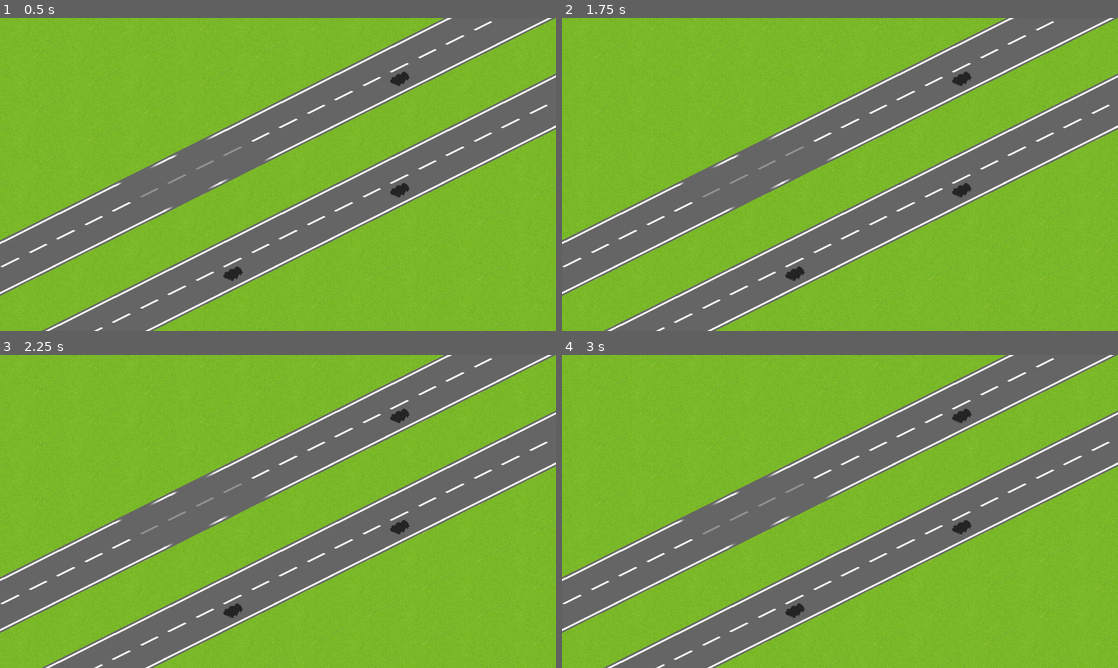
Above: before the commit, frames 1-4 (two rows, left to right).
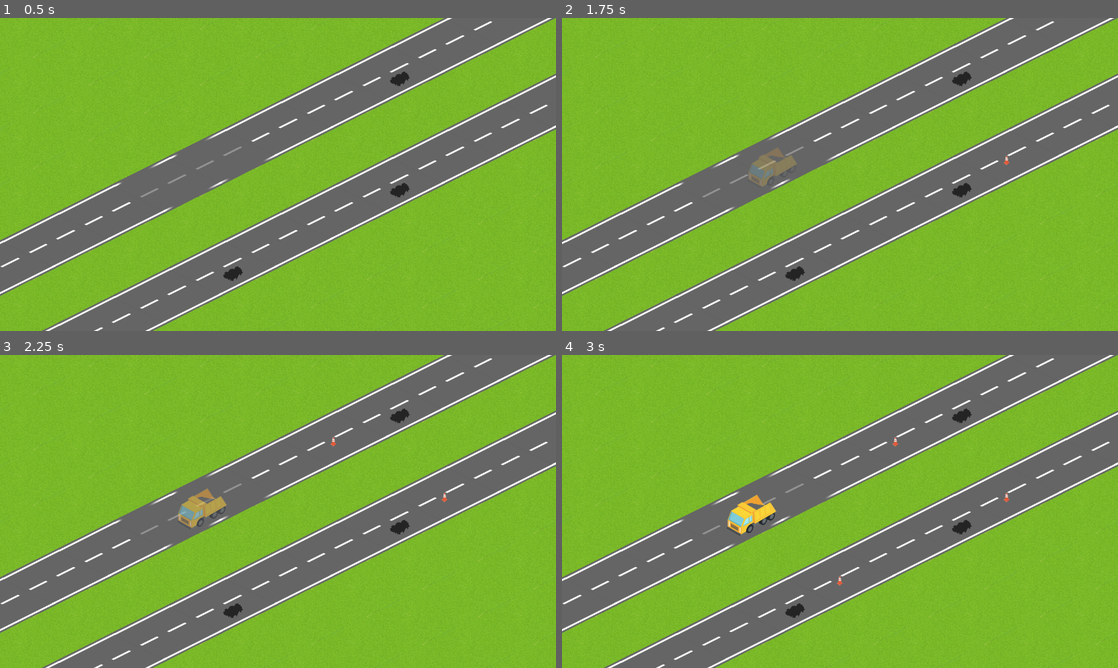
Above: after the commit, the same moments.

Repository: Machalord/Global-Game-Jam-2020
Game: Godot game, scene res://game.tscn
Two runs of this game, one before a commit and one after it. Both use one fixed random seed, a clock stepped at 60 frames per second and the inputs below. The project has no main scene, so this scene is started directly.
Inputs (mouse positions are in pixels of both pictures, inside the frame that each line leads up to):
- Up to frame 1 (0.5 s): no input
- Up to frame 2 (1.75 s): tap Enter at 0.5 s; move the mouse to (962, 158) at 0.52 s; click (962, 158) at 0.6 s; tap Space at 1.25 s; move the mouse to (728, 190) at 1.27 s; click (728, 190) at 1.35 s
- Up to frame 3 (2.25 s): move the mouse to (333, 442) at 2.02 s; click (333, 442) at 2.1 s
- Up to frame 4 (3 s): move the mouse to (812, 574) at 2.77 s; click (812, 574) at 2.85 s

Frame 1 is identical in both runs. In frame 2, 0.5% of the frame differs, in the area x 33-81%, y 41-54%; in frame 3, 0.6%; in frame 4, 0.7%, in the area x 29-81%, y 26-74%.

Commit message:
modificado cono

Diff:
--- a/cono.gd
+++ b/cono.gd
@@ -1,6 +1,6 @@
 extends Sprite
 
-var mouseUp = false
+var mouseInArea = false
 
 var mapaPos
 func SetPosicion(pos):
@@ -10,16 +10,14 @@
 	return mapaPos
 
 func _process(delta):
-	if Input.is_mouse_button_pressed(1) and mouseUp:
+	if Input.is_action_just_pressed("MouseLeftClick") and mouseInArea:
 		queue_free()
 #	pass
 
-
 func _on_Area2D_mouse_entered():
-	mouseUp = true
+	mouseInArea = true
 	pass # Replace with function body.
 
-
 func _on_Area2D_mouse_exited():
-	mouseUp = false
+	mouseInArea = false
 	pass # Replace with function body.
--- a/cono.tscn
+++ b/cono.tscn
@@ -3,10 +3,12 @@
 [ext_resource path="res://cono.png" type="Texture" id=1]
 [ext_resource path="res://cono.gd" type="Script" id=2]
 
-[sub_resource type="CircleShape2D" id=2]
+[sub_resource type="CircleShape2D" id=1]
 radius = 22.5929
 
-[node name="cono" type="Sprite"]
+[node name="cono" type="Sprite" groups=[
+"Ocupados",
+]]
 position = Vector2( 232.663, 409.55 )
 texture = ExtResource( 1 )
 script = ExtResource( 2 )
--- a/game.gd
+++ b/game.gd
@@ -1,9 +1,4 @@
 extends Node2D
-
-
-# Declare member variables here. Examples:
-# var a = 2
-# var b = "text"
 
 var aplanadoraInstance = load("res://aplanadora.tscn")
 var volcadorInstance = load("res://volcador.tscn")
@@ -11,6 +6,7 @@
 
 # Called when the node enters the scene tree for the first time.
 func _ready():
+	Global.money = 500
 	pass # Replace with function body.
 
 
@@ -30,30 +26,30 @@
 			ocupado = true
 			break
 
-	match(id):
-		0:#ES UN TILE NORMAL
-			if not ocupado and menuSelection == 0 and coins > 10:#SI EN EL MENU SELECCIONAMOS LA REPARACION DE BACHES
-				coins -=10
-				var spawn = conoInstance.instance()
-				spawn.position = $TileMap.map_to_world(mapPos) + Vector2(0,64)
-				spawn.SetPosicion(mapPos)
-				add_child(spawn)
-		1:#sSI ES UN TILE DE BACHE
-			if not ocupado and menuSelection == 0 and coins > 10:#SI EN EL MENU SELECCIONAMOS LA REPARACION DE BACHES
-				coins -=10
-				var spawn = aplanadoraInstance.instance()
-				spawn.position = $TileMap.map_to_world(mapPos) + Vector2(0,64)
-				spawn.get_child(0).SetPosicion(mapPos)
-				add_child(spawn)
-		2:#SI ES UN TILE DESPINTADO
-			if not ocupado and menuSelection == 0 and coins > 10:#SI EN EL MENU SELECCIONAMOS LA REPARACION DE BACHES
-				coins -=10
-				var spawn = volcadorInstance.instance()
-				spawn.position = $TileMap.map_to_world(mapPos) + Vector2(0,64)
-				spawn.get_child(0).SetPosicion(mapPos)
-				add_child(spawn)
+	if not ocupado:
+		match(id):
+			0:#ES UN TILE NORMAL
+				if menuSelection == 0 and Global.money > 10:#SI EN EL MENU SELECCIONAMOS LA REPARACION DE BACHES
+					Global.money -=10
+					var spawn = conoInstance.instance()
+					spawn.position = $TileMap.map_to_world(mapPos) + Vector2(0,64)
+					spawn.SetPosicion(mapPos)
+					add_child(spawn)
+			1:#sSI ES UN TILE DE BACHE
+				if menuSelection == 0 and Global.money > 10:#SI EN EL MENU SELECCIONAMOS LA REPARACION DE BACHES
+					Global.money -=10
+					var spawn = aplanadoraInstance.instance()
+					spawn.position = $TileMap.map_to_world(mapPos) + Vector2(0,64)
+					spawn.get_child(0).SetPosicion(mapPos)
+					add_child(spawn)
+			2:#SI ES UN TILE DESPINTADO
+				if menuSelection == 0 and Global.money > 10:#SI EN EL MENU SELECCIONAMOS LA REPARACION DE BACHES
+					Global.money -=10
+					var spawn = volcadorInstance.instance()
+					spawn.position = $TileMap.map_to_world(mapPos) + Vector2(0,64)
+					spawn.get_child(0).SetPosicion(mapPos)
+					add_child(spawn)
 	pass
 
 var tileMapSelect = 0
-var coins = 100
 var menuSelection = 0
--- a/project.godot
+++ b/project.godot
@@ -30,6 +30,14 @@
 window/stretch/mode="2d"
 window/stretch/aspect="expand"
 
+[input]
+
+MouseLeftClick={
+"deadzone": 0.5,
+"events": [ Object(InputEventMouseButton,"resource_local_to_scene":false,"resource_name":"","device":0,"alt":false,"shift":false,"control":false,"meta":false,"command":false,"button_mask":0,"position":Vector2( 0, 0 ),"global_position":Vector2( 0, 0 ),"factor":1.0,"button_index":1,"pressed":false,"doubleclick":false,"script":null)
+ ]
+}
+
 [rendering]
 
 quality/driver/driver_name="GLES2"
Not shown: 1 places in cono.tscn that only renumber resources
